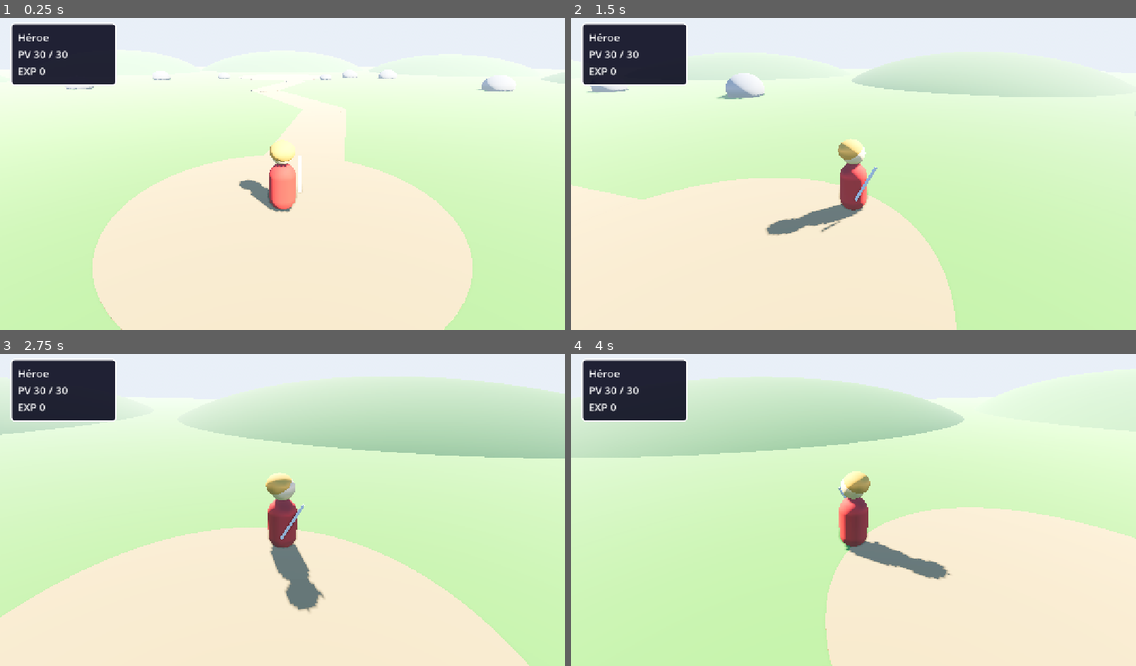
Above: before the commit, frames 1-4 (two rows, left to right).
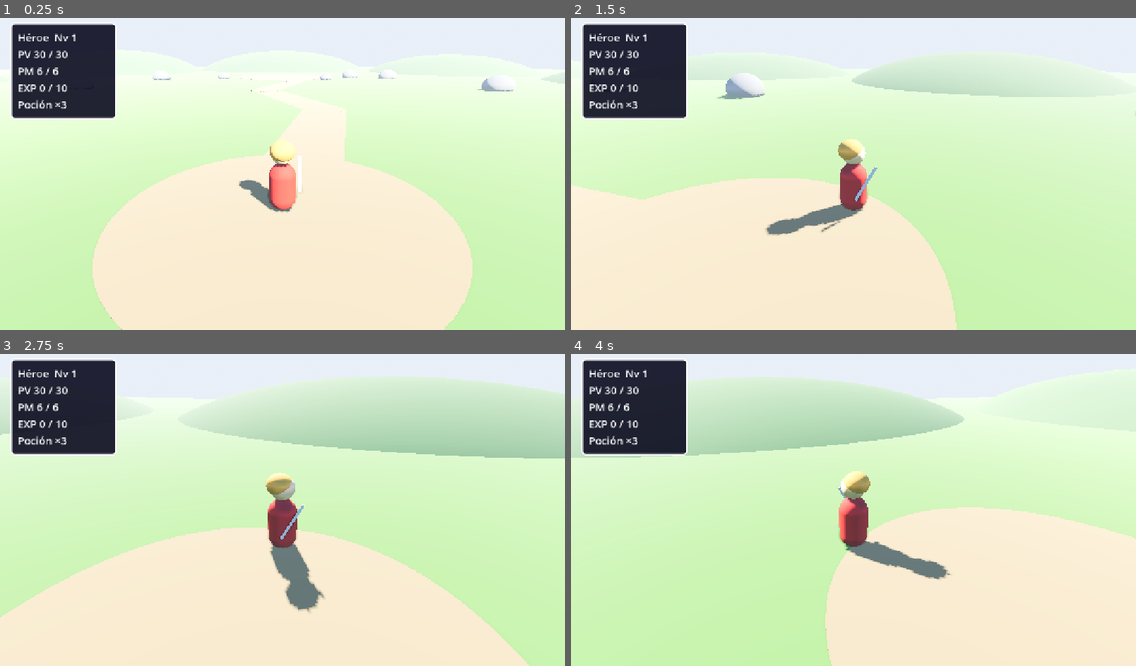
Above: after the commit, the same moments.

Repository: apergas/rpg-turnos
Game: Godot game, scene res://scenes/game/game.tscn
Two runs of this game, one before a commit and one after it. Both use one fixed random seed, a clock stepped at 60 frames per second and the inputs below.
Inputs (mouse positions are in pixels of both pictures, inside the frame that each line leads up to):
- Up to frame 1 (0.25 s): no input
- Up to frame 2 (1.5 s): tap Enter (ui_accept) at 0.5, 0.77 s; move the mouse to (977, 155) at 0.52 s; hold D 0.53-1.25 s; hold Q 0.53-1.25 s; click (977, 155) at 0.67 s; drag from (740, 186) to (825, 233) at 1.27 s
- Up to frame 3 (2.75 s): move the mouse to (339, 438) at 2.02 s; hold D from 2.03 s (still down); hold Q from 2.03 s (still down)
- Up to frame 4 (4 s): release D at 2.75 s; release Q at 2.75 s; drag from (825, 569) to (684, 460) at 2.77 s; move the mouse to (1023, 553) at 3.52 s; hold A from 3.53 s (still down); hold Q from 3.53 s (still down); tap Enter (ui_accept) at 3.77 s

The runs differ from the first frame. In frame 1, 2.2% of the frame differs, in the area x 2-21%, y 4-33%; in frame 2, 2.2%; in frame 3, 2.3%; in frame 4, 2.3%, in the area x 1-21%, y 4-33%.

Commit message:
Show level, MP, next EXP and potions on the map and document the progression rules

Diff:
--- a/scripts/game/game.gd
+++ b/scripts/game/game.gd
@@ -21,7 +21,7 @@
 	state = GameState.new(HERO_DATA)
 	_world = WORLD_SCENE.instantiate()
 	add_child(_world)
-	_world.refresh_status(state.hero)
+	_world.refresh_status(state.hero, state.inventory.count(Inventory.POTION))
 	_world.encounter_triggered.connect(_on_encounter)
 	_build_fade()
 
@@ -42,7 +42,7 @@
 	if not won:
 		state.heal_full()
 		_world.respawn()
-	_world.refresh_status(state.hero)
+	_world.refresh_status(state.hero, state.inventory.count(Inventory.POTION))
 	_world.set_active(true)
 	await _fade_to(0.0)
 	if not won:
--- a/scripts/world/world.gd
+++ b/scripts/world/world.gd
@@ -17,7 +17,9 @@
 var _ui: CanvasLayer
 var _name_label: Label
 var _hp_label: Label
+var _mp_label: Label
 var _exp_label: Label
+var _potion_label: Label
 var _notice: Label
 var _waiting := false
 
@@ -36,7 +38,7 @@
 	respawn()
 	_camera.current = true
 	if get_parent() == get_tree().root:
-		refresh_status(HERO_DATA)
+		refresh_status(HERO_DATA, Inventory.START_POTIONS)
 		encounter_triggered.connect(_on_standalone_encounter)
 
 
@@ -70,10 +72,16 @@
 	_meter.reset()
 
 
-func refresh_status(hero: Combatant) -> void:
-	_name_label.text = hero.display_name
+func refresh_status(hero: Combatant, potions: int) -> void:
+	_name_label.text = "%s  Nv %d" % [hero.display_name, hero.level]
 	_hp_label.text = "PV %d / %d" % [hero.hp, hero.max_hp]
-	_exp_label.text = "EXP %d" % hero.experience
+	_mp_label.text = "PM %d / %d" % [hero.mp, hero.max_mp]
+	var next := Leveling.exp_for_next(hero.level)
+	if next < 0:
+		_exp_label.text = "EXP %d" % hero.experience
+	else:
+		_exp_label.text = "EXP %d / %d" % [hero.experience, next]
+	_potion_label.text = "%s ×%d" % [Inventory.display_name(Inventory.POTION), potions]
 
 
 ## Shows a short line under the status for NOTICE_TIME seconds.
@@ -103,8 +111,12 @@
 	box.add_child(_name_label)
 	_hp_label = _label()
 	box.add_child(_hp_label)
+	_mp_label = _label()
+	box.add_child(_mp_label)
 	_exp_label = _label()
 	box.add_child(_exp_label)
+	_potion_label = _label()
+	box.add_child(_potion_label)
 	_notice = _label()
 	_notice.hide()
 	box.add_child(_notice)
Not shown, changed: CLAUDE.md
